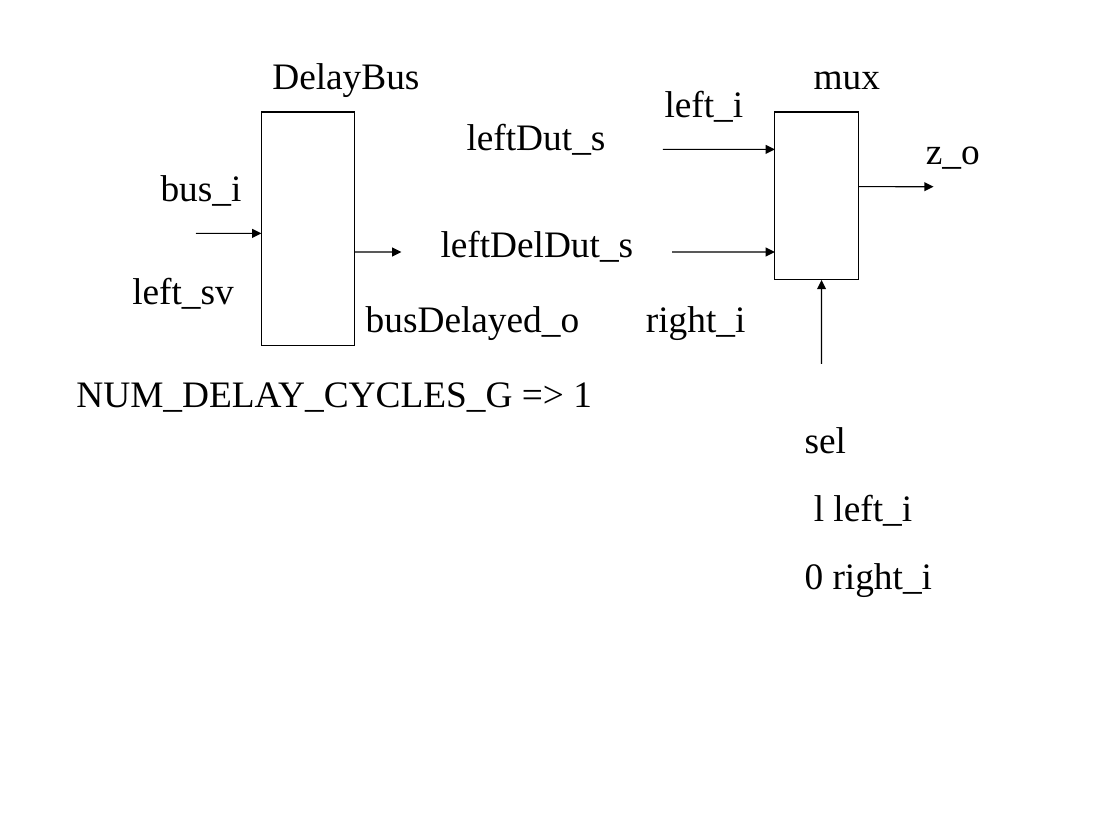
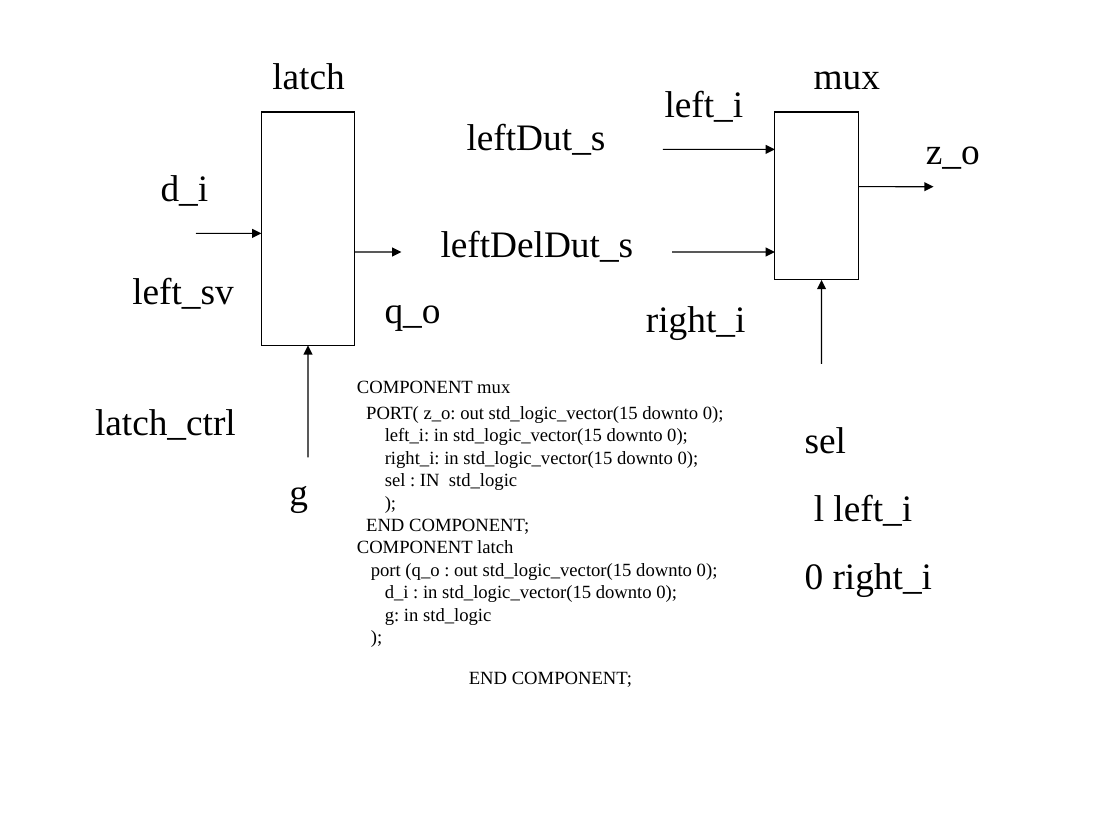
Before and after one commit to develone/jpeg-2000-test, a slide deck: slide 1 of jpeg2k/delay_mux.ppt. Drawn at 1120x840 pixels with LibreOffice and Linux fonts; fonts in the diff are those of the drawing. Boxes give left, top, right and bottom in pixels: in the first picture for what was removed or moved away, otherwise in the second. Text is boxed around its words. In the diff, an @@ line names an element or a change of style, - is before the commit and + after.

Commit message:
Using a latch 0 1 2 3 4
790 0x00a0 0x009b 0x009d 0x00ea 234 0b0

```diff
--- a/jpeg2k/delay_mux.ppt
+++ b/jpeg2k/delay_mux.ppt
@@ text at (272,63,344,90): text changed @@
-DelayBus
+latch
@@ text at (161,175,209,206): text changed @@
-bus_i
+d_i
@@ text at (385,305,441,330): text changed @@
-busDelayed_o
+q_o
@@ arrow added from (308, 457) to (308, 345), #000000 0.74 pt @@
@@ text removed at (76,382,592,412) @@
-NUM_DELAY_CYCLES_G => 1
@@ text added at (357,380,724,687), 12 pt, text #000000 @@
+COMPONENT mux
+PORT( z_o: out std_logic_vector(15 downto 0);
+left_i: in std_logic_vector(15 downto 0);
+right_i: in std_logic_vector(15 downto 0);
+sel : IN std_logic
+);
+END COMPONENT;
+COMPONENT latch
+port (q_o : out std_logic_vector(15 downto 0);
+d_i : in std_logic_vector(15 downto 0);
+g: in std_logic
+);
+END COMPONENT;
@@ text added at (95,409,236,440), 24 pt, text #000000 @@
+latch_ctrl
@@ text added at (289,486,308,512), 24 pt, text #000000 @@
+g
```
Also in this commit, not shown: 6 other files.
